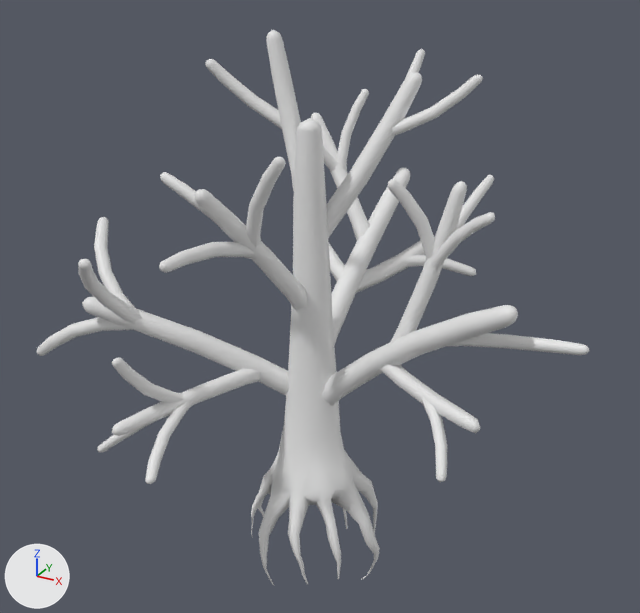
The FBX model PicGather/Assets/Tree/tree_3.fbx as it was, and as the next commit left it.
Before and after are seen from a 50 mm camera at (0.179, -0.322, 0.304) aimed at (-0.003, 0.009, 0.139). Arrows for +X, +Y and +Z are at lower left; the lights stay in place. Materials are left out; every surface is plain grey. Where no turn or scale is listed for an object, it has been applied to the vertices.

In view in the first picture: 'eda_3', 'miki_3'.
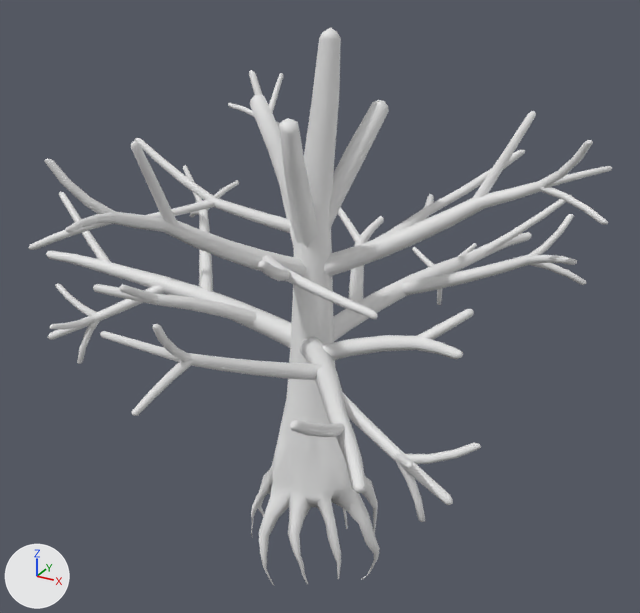
The newer file is also turned or shifted as a whole; pictures and numbers use the older file's frame.

The change in detail:
me_mesh is used by ob_miki_3; location (-0.0005, -0.0001, 0.1125).
me_mesh had 472 vertices, 520 faces and spanned x -0.035..0.035, y -0.034..0.034, z -0.115..0.115.
me_mesh now has 483 vertices, 533 faces and spans x -0.035..0.035, y -0.034..0.034, z -0.115..0.151.
Part 1, on me_mesh:
9 vertices are removed from x -0.012..0.012, y -0.02..0.02, z -0.068..0.115.
43 faces are deleted.
11 vertices in x -0.018..0.016, y -0.015..0.013, z -0.048 move by (0.0, 0.0, 0.009).
7 vertices in x -0.009..0.005, y -0.008..0.001, z 0.081 move by (0.003, 0.002, 0.015).
3 vertices in x -0.01..-0.002, y -0.008..-0.002, z 0.046 move by (0.001, 0.0, 0.023).
3 vertices in x -0.006..0.003, y -0.006..0.004, z 0.111 move by (0.006, 0.004, 0.013).
3 vertices in x -0.007..-0.002, y 0.001..0.005, z 0.111 move by (0.005, 0.004, 0.013).
60 vertices move from x -0.016..0.016, y -0.019..0.016, z -0.071..0.114 to x -0.018..0.015, y -0.018..0.017, z -0.071..0.147.
20 vertices are added at x -0.009..0.012, y -0.022..0.021, z -0.067..0.151.
56 new faces join them.
Mesh me_mesh_1 is new.
It has 2052 vertices, 1998 faces and spans x -0.153..0.123, y -0.136..0.134, z 0.105..0.234.
Object 'eda_3' (ob_eda_3) is deleted.
Object 'eda_03' (ob_eda_03) is new; it shows me_mesh_1.
Its location is (-0.0028, -0.0009, 0.0).

Changed parts and their boxes (x1, y1, x2, y2) in the pictures (640 x 613 px; the box of a moved part takes in the faces that stretch with it):
'eda_03', added: after (28, 70, 612, 522)
'eda_3', deleted: before (37, 30, 589, 484)
'miki_3', reshaped (19% taller): before (251, 118, 380, 585); after (251, 28, 380, 585)
part 1 of me_mesh, moved or reshaped: before (271, 118, 353, 517); after (271, 28, 348, 517)
